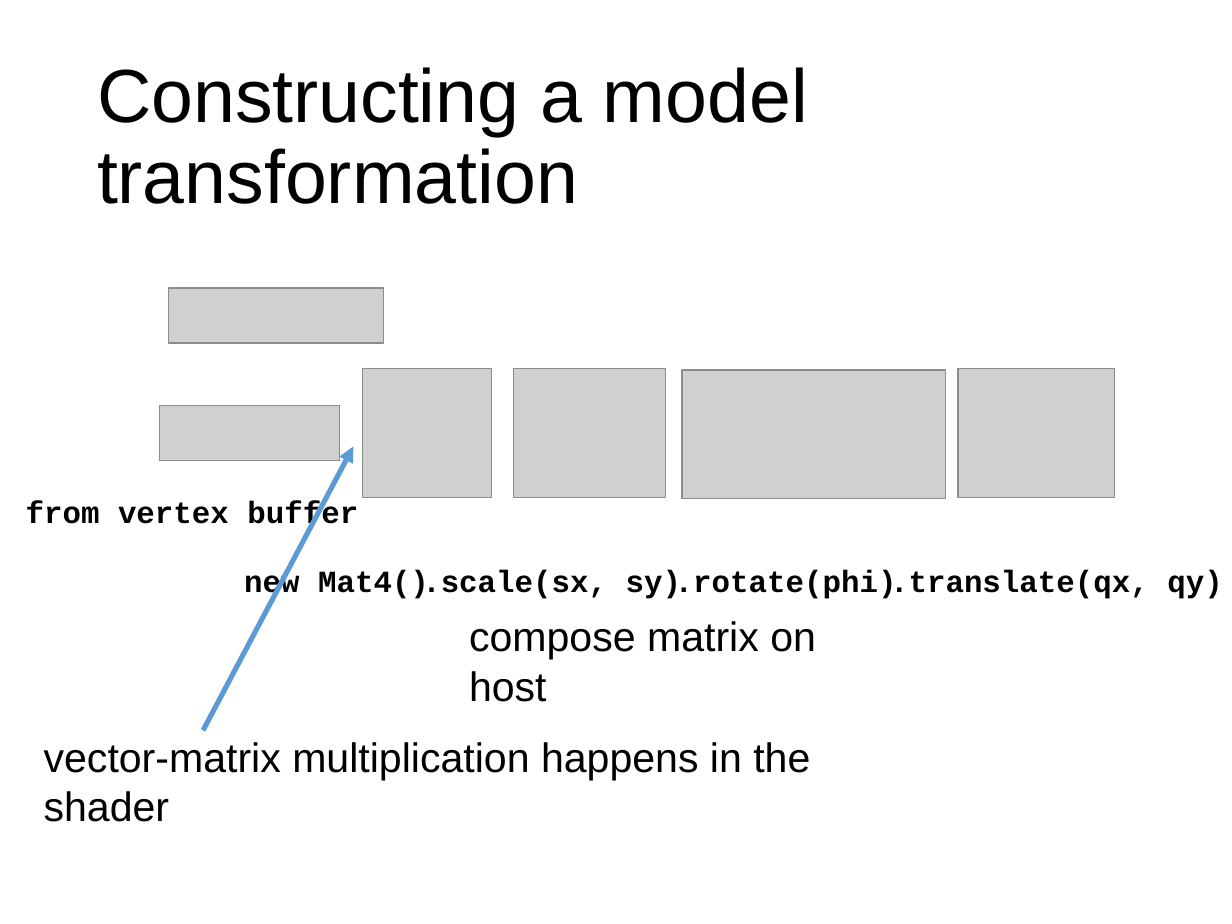
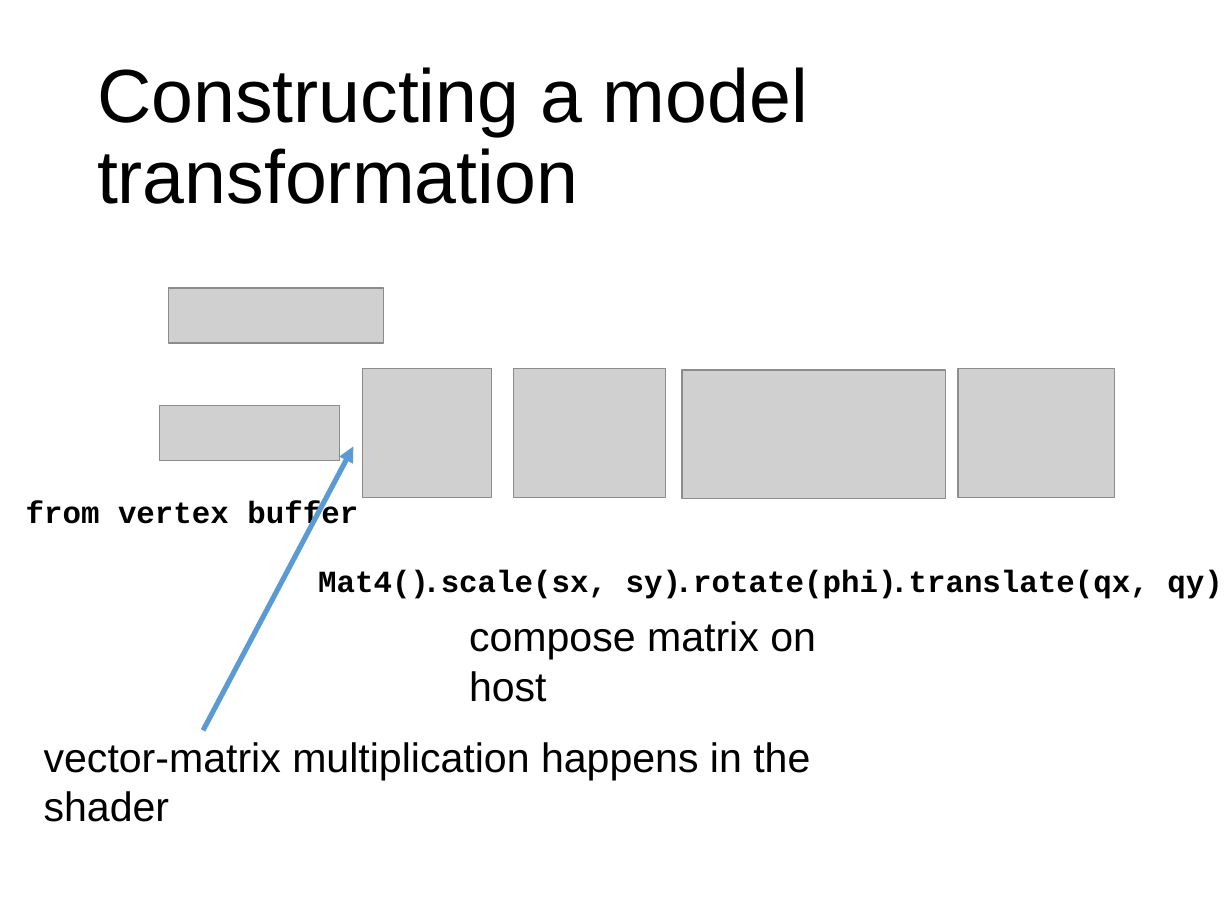
Before and after one commit to szecsi/kogfactory, a slide deck: slide 6 of projects/kog.020.040-ortho/3gre055_2Dcam.pptx. Drawn at 1232x924 pixels with LibreOffice and Linux fonts; fonts in the diff are those of the drawing; grey boxes stand for pictures. Boxes give left, top, right and bottom in pixels: in the first picture for what was removed or moved away, otherwise in the second. Text is boxed around its words. In the diff, an @@ line names an element or a change of style, - is before the commit and + after.

```diff
--- a/projects/kog.020.040-ortho/3gre055_2Dcam.pptx
+++ b/projects/kog.020.040-ortho/3gre055_2Dcam.pptx
@@ text at (318, 570, 429, 599): text changed @@
-new Mat4()
+Mat4()
```
Also in this commit, not shown: 2 other slides changed, 1 slide removed, 8 other files.
